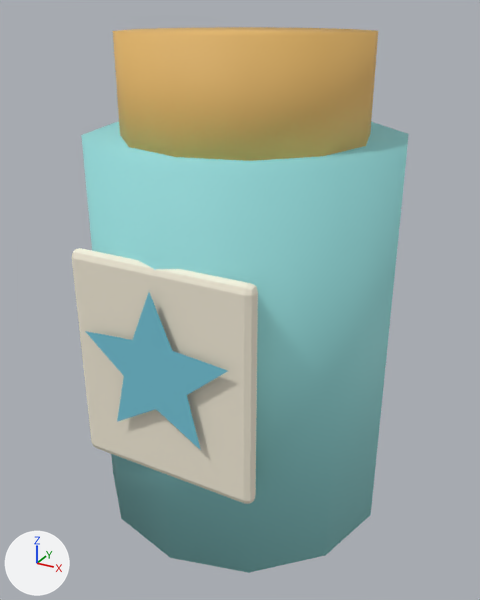
What one commit did to the glTF model 幻靈奇旅/models/props/potion.glb.
Camera for both pictures: a 50 mm camera at (0.334, -0.619, 0.606) aimed at (0.001, -0.013, 0.303). The axes (+X, +Y, +Z) are drawn at lower left. The lights are the same throughout. The first picture is the older version.

The older version as bpy lines, for what is in view:
```python
mat_cream = principled_material('cream')
mat_cream.base_color = (0.93, 0.863, 0.708)  # pale yellow #f7efdb
mat_cream.roughness = 0.7
mat_glass = principled_material('glass')
mat_glass.base_color = (0.309, 0.738, 0.738)  # cyan #97dfdf
mat_glass.roughness = 0.7
mat_gold = principled_material('gold')
mat_gold.base_color = (0.791, 0.479, 0.138)  # orange #e6b868
mat_gold.roughness = 0.7
mat_sky = principled_material('sky')
mat_sky.base_color = (0.181, 0.578, 0.708)  # cyan #76c8db
mat_sky.roughness = 0.7
me_cone_302 = bpy.data.meshes.new('Cone.302')
me_cone_302.from_pydata(...)  # 102 vertices, 180 faces; spans x -0.17..0.17, y -0.18..0.17, z -0.215..0.315
# faces by material slot: [44, 44, 84, 8]
me_cone_302.materials.append(mat_glass)  # cyan #97dfdf
me_cone_302.materials.append(mat_gold)  # orange #e6b868
me_cone_302.materials.append(mat_cream)  # pale yellow #f7efdb
me_cone_302.materials.append(mat_sky)  # cyan #76c8db
ob_restorative_potion = bpy.data.objects.new('Restorative potion', me_cone_302)
ob_restorative_potion.location = (0.0, 0.0, 0.27)
```
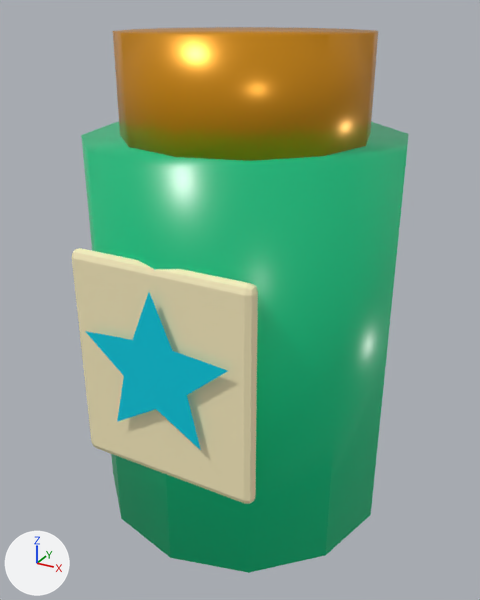
Edits to the bpy script that builds the scene:
```text
Change mat_glass:
    mat_glass.base_color: (0.309, 0.738, 0.738) -> (0.0, 0.418, 0.165)  # cyan #97dfdf -> green #00ad71
    mat_glass.roughness: 0.7 -> 0.3
    add mat_glass.emission_color = (0.0, 0.0919, 0.0363)  # dark green #005536
    add mat_glass.emission_strength = 1.0
Change mat_gold:
    mat_gold.base_color: (0.791, 0.479, 0.138) -> (0.694, 0.283, 0.0)  # orange #e6b868 -> orange #d99100
    mat_gold.roughness: 0.7 -> 0.3
    mat_gold.metallic: 0.0 -> 0.42
Change mat_cream:
    mat_cream.base_color: (0.93, 0.863, 0.708) -> (1.0, 0.888, 0.546)  # pale yellow #f7efdb -> beige #fff2c3
Change mat_sky:
    mat_sky.base_color: (0.181, 0.578, 0.708) -> (0.0, 0.571, 0.716)  # cyan #76c8db -> cyan #00c7dc
    mat_sky.metallic: 0.0 -> 0.42
    add mat_sky.emission_strength = 1.0
```

Location of each change, [x1, y1, x2, y2] in pixels of the pictures (480 x 600 px):
'Restorative potion', recoloured, surface changed (darker)
    both: [72, 27, 408, 573]
